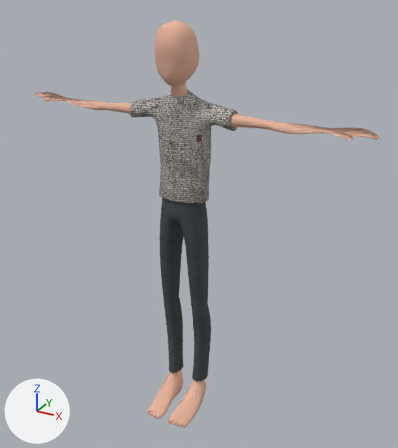
What one commit did to the FBX model PBL_Game/Build/Models/Player/player_animations.fbx.
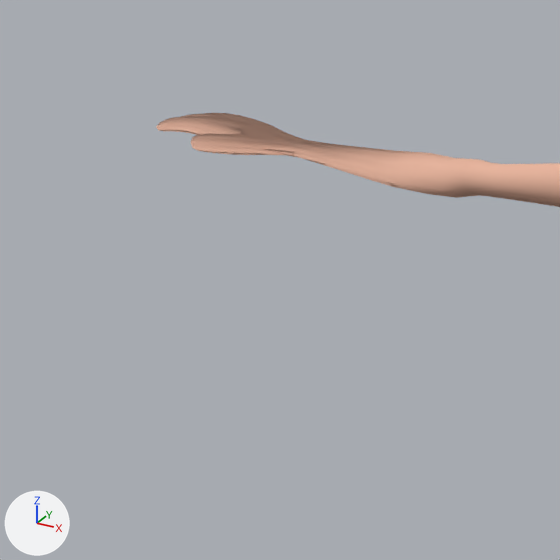
Old and new are each drawn whole from a camera (50 mm lens) standing at (0.0698, -0.1188, 0.042) and looking at (0.0043, 0.0004, -0.0175) and again close up on the part from 0% to 31% of the width and 15% to 42% of the height. Every picture has the same lights, and +X, +Y and +Z are marked at lower left. Where no turn or scale is listed for an object, it has been applied to the vertices.

Before the edit, the objects in view are built like this:
```python
me_mesh = bpy.data.meshes.new('Mesh')
me_mesh.from_pydata(...)  # 2734 vertices, 5464 faces; spans x -0.0485..0.0484, y -0.014..0.006, z -0.077..0.0339
me_mesh.materials.append(mat_skin)  # picture img_combined_map_png
ob_player = bpy.data.objects.new('player', me_mesh)
ob_player.location = (0.0, 0.0, 0.0)
```
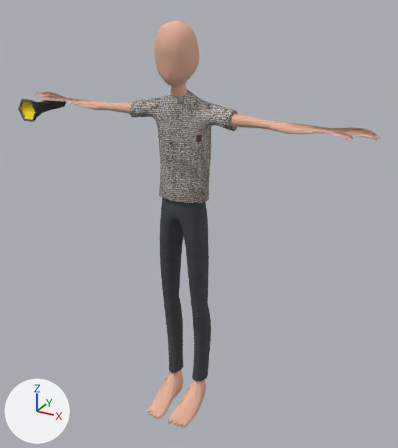
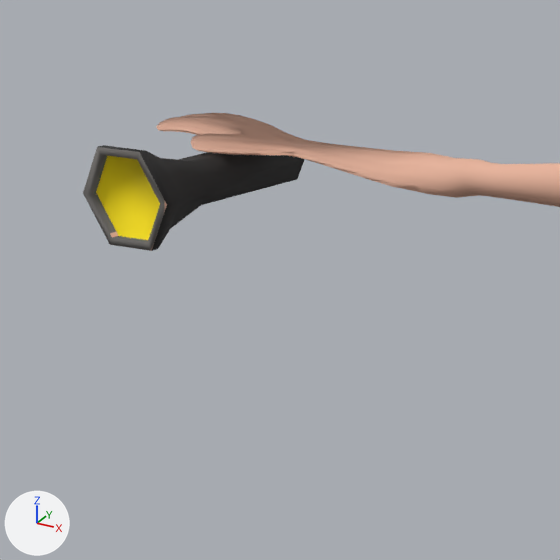
What differs and where, as boxes (x1, y1, x2, y2) in the close-ups (560 x 560 px):
'player', reshaped: before (157, 113, 560, 207); after (83, 113, 560, 251)
part 1 of me_mesh, added: after (83, 145, 304, 251)

Patch to the scene script:
```diff
--- a/PBL_Game/Build/Models/Player/player_animations.fbx.py
+++ b/PBL_Game/Build/Models/Player/player_animations.fbx.py
@@ img_texture_newest_png @@
+img_texture_newest_png = load_image('texture_newest.png', '_unpacked/texture_newest.png', 1024, 1024, 'sRGB')
@@ mat_05___default @@
+mat_05___default = principled_material('05 - Default')
+mat_05___default.texture = img_texture_newest_png  # with its transparency
+mat_05___default.roughness = 0.859
@@ me_mesh @@
 # used by ob_player; location = (0.0, 0.0, 0.0)
-me_mesh.from_pydata(...)  # 2734 vertices, 5464 faces; spans x -0.0485..0.0484, y -0.014..0.006, z -0.077..0.0339
-me_mesh.materials.append(mat_skin)  # picture img_combined_map_png
+me_mesh.from_pydata(...)  # 2776 vertices, 5544 faces; spans x -0.0485..0.0484, y -0.014..0.006, z -0.077..0.0339
+# me_mesh part 1: a new loose piece of 42 vertices spanning x -0.0456..-0.0389, y -0.011..0.003, z 0.0074..0.0132, in mat_05___default (picture img_texture_newest_png)
+me_mesh.materials.append(mat_05___default)  # picture img_texture_newest_png
```
